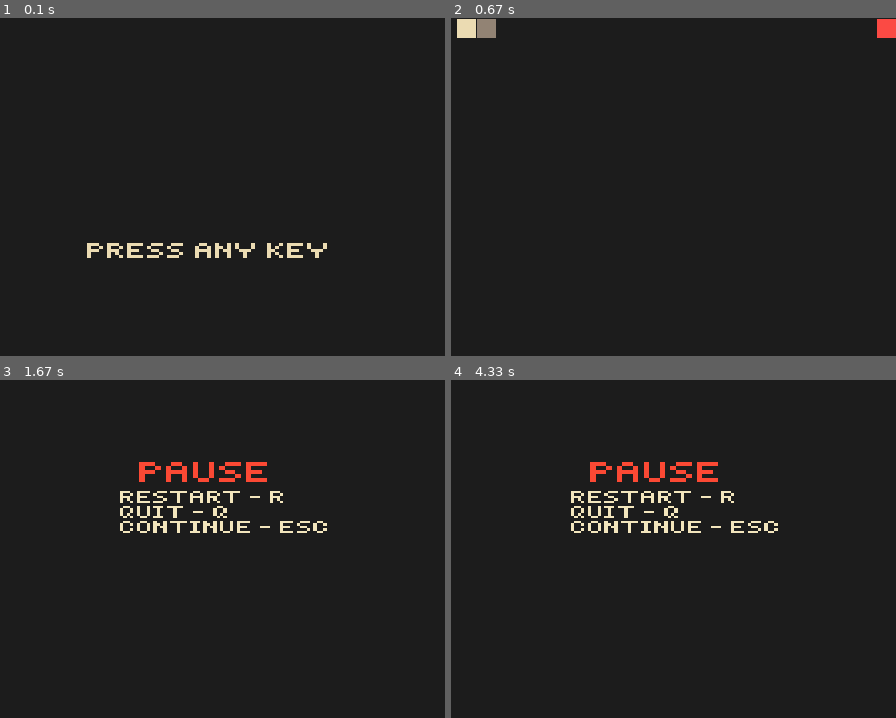
Above: before the commit, frames 1-4 (two rows, left to right).
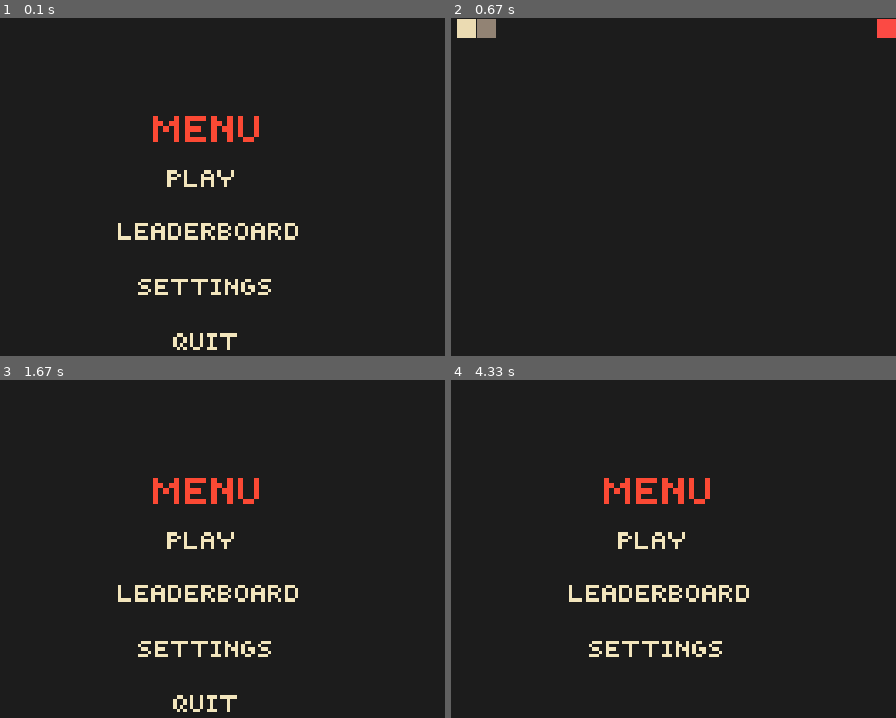
Above: after the commit, the same moments.

Repository: tomattoid/SnakePyGame
Game: pygame game, started from main.py
Two runs of this game, one before a commit and one after it. Both use one fixed random seed, a clock stepped at 60 frames per second and the inputs below.
Inputs:
- Up to frame 1 (0.1 s): no input
- Up to frame 2 (0.67 s): tap Enter at 0.33 s
- Up to frame 3 (1.67 s): hold Esc 0.67-1.13 s; hold Up 0.67-1.13 s; hold M 1.17-1.63 s
- Up to frame 4 (4.33 s): hold Up 1.67-2.13 s; hold S 2.17-2.47 s; hold Up 2.5-2.87 s; hold S 2.9-3.27 s; hold Up 3.3-3.6 s; hold S 3.63-3.93 s; hold Up from 3.97 s (still down)

The runs differ from the first frame. In frame 1, 4.0% of the frame differs, in the area x 19-74%, y 28-99%; in frame 2, nothing differs; in frame 3, 4.8%, in the area x 26-74%, y 24-99%; in frame 4, 4.6%.

Commit message:
added main menu

Diff:
--- a/config.py
+++ b/config.py
@@ -9,6 +9,11 @@
 you_win_img = os.path.join(img_folder, 'you_win.png')
 start_img = os.path.join(img_folder, 'start.png')
 pause_img = os.path.join(img_folder, 'pause.png')
+leaderboard_img = os.path.join(img_folder, 'leaderboard.png')
+quit_menu_img = os.path.join(img_folder, 'quit.png')
+menu_img = os.path.join(img_folder, 'menu.png')
+play_img = os.path.join(img_folder, 'play.png')
+settings_img = os.path.join(img_folder, 'settings.png')
 
 snd_folder = os.path.join(game_folder, 'snd')
 music1 = os.path.join(snd_folder, 'music1.wav')
--- a/game.py
+++ b/game.py
@@ -4,7 +4,8 @@
 from config import WIDTH, HEIGHT, FPS, BLACK, GAME_SPEED
 from snake import Snake
 from apple import Apple
-from ui import Win, GameOver, Start, Pause
+from ui import (Win, GameOver, Start, Pause, Menu, Play,
+                Leaderboard, Settings, Quit)
 from sound import SoundPlayer
 
 
@@ -23,12 +24,18 @@
         self.game_over = GameOver()
         self.you_win = Win()
         self.start = Start()
+        self.menu = Menu()
+        self.play = Play()
+        self.leaderboard = Leaderboard()
+        self.settings = Settings()
+        self.quit = Quit()
 
         self.game_sprites = pygame.sprite.Group()
         self.start_sprites = pygame.sprite.Group()
         self.lose_sprites = pygame.sprite.Group()
         self.win_sprite = pygame.sprite.Group()
         self.pause_sprite = pygame.sprite.Group()
+        self.main_menu_sprites = pygame.sprite.Group()
 
         self.game_sprites.add([self.player.parts[0], self.player.parts[1],
                                self.apple])
@@ -36,25 +43,54 @@
         self.win_sprite.add(self.you_win)
         self.pause_sprite.add(self.pause)
         self.start_sprites.add(self.start)
+        self.main_menu_list = [self.menu, self.play,
+                               self.leaderboard, self.settings,
+                               self.quit]
+        self.main_menu_sprites.add(self.main_menu_list)
 
         self.MUSIC_END = pygame.USEREVENT + 1
         self.SNAKE_MOVE = pygame.USEREVENT + 2
+        self.MENU_ITEM_BLINK = pygame.USEREVENT + 3
 
         self.sound_player.set_end_event(self.MUSIC_END)
-        self.wait()
-
-    def wait(self):
-        loop = True
+        self.main_menu()
+
+    def init_game(self):
+        self.game_sprites.remove(self.player.parts)
+        self.game_sprites.remove(self.apple)
+        self.player = Snake()
+        self.apple = Apple()
+        self.game_sprites.add([self.player.parts[0],
+                              self.player.parts[1],
+                              self.apple])
+
+    def main_menu(self):
+        loop = True
+        selected = 0
+        pygame.time.set_timer(self.MENU_ITEM_BLINK, GAME_SPEED*5)
         while loop:
             self.clock.tick(FPS)
             for event in pygame.event.get():
                 if event.type == KEYDOWN:
-                    loop = False
-
+                    if event.key == pygame.K_DOWN or event.key == pygame.K_s:
+                        self.main_menu_list[selected + 1].image.set_alpha(255)
+                        selected = (selected + 1) % 4
+                    if event.key == pygame.K_UP or event.key == pygame.K_w:
+                        self.main_menu_list[selected + 1].image.set_alpha(255)
+                        selected = (selected - 1) % 4
+                    if event.key == pygame.K_RETURN:
+                        if selected == 0:
+                            loop = False
+                        if selected == 3:
+                            pygame.quit()
+                if event.type == self.MENU_ITEM_BLINK:
+                    self.main_menu_list[selected + 1].update()
+                    pygame.time.set_timer(self.MENU_ITEM_BLINK, GAME_SPEED*5)
+                if event.type == pygame.QUIT:
+                    pygame.quit()
             self.screen.fill(BLACK)
-            self.start_sprites.draw(self.screen)
-            pygame.display.flip()
-        self.sound_player.play_music()
+            self.main_menu_sprites.draw(self.screen)
+            pygame.display.flip()
         self.play_game()
 
     def check_movement(self, event: pygame.event.Event):
@@ -115,6 +151,7 @@
     def pause_game(self):
         loop = True
         ev = pygame.event.get()
+        self.sound_player.set_music_volume(0.1)
         while loop:
             ev = pygame.event.get()
             self.clock.tick(FPS)
@@ -122,23 +159,27 @@
                 if event.type == self.MUSIC_END:
                     self.sound_player.play_music()
                 if event.type == pygame.QUIT:
-                    loop = False
+                    pygame.quit()
                 if event.type == pygame.KEYDOWN:
                     if event.key == pygame.K_q:
                         pygame.quit()
                     if event.key == pygame.K_r:
-                        runpy.run_path(path_name='main.py')
-                        loop = False
+                        self.init_game()
+                        loop = False
+                        self.play_game()
+                    if event.key == pygame.K_m:
+                        self.init_game()
+                        loop = False
+                        self.main_menu()
                     if event.key == pygame.K_ESCAPE:
                         loop = False
-                        self.sound_player.set_music_volume(1)
+                        self.play_game()
                 self.screen.fill(BLACK)
                 self.pause_sprite.draw(self.screen)
                 pygame.display.flip()
-        self.play_game()
 
     def win(self):
-        self.sound_player.play_lose_snd()
+        self.sound_player.play_victory_snd()
         self.sound_player.stop_music()
         loop = True
 
@@ -157,13 +198,15 @@
     def play_game(self):
         loop = True
         coords = []
+        self.sound_player.set_music_volume(0.4)
         pygame.time.set_timer(self.SNAKE_MOVE, GAME_SPEED)
         while loop:
             self.clock.tick(FPS)
             ev = pygame.event.get()
             if loop:
                 for event in ev:
-                    if event.type == self.MUSIC_END:
+                    if (event.type == self.MUSIC_END or
+                       not pygame.mixer.music.get_busy()):
                         self.sound_player.play_music()
 
                     if event.type == pygame.QUIT:
@@ -173,7 +216,6 @@
                     if event.type == pygame.KEYDOWN:
                         if event.key == pygame.K_ESCAPE:
                             loop = False
-                            self.sound_player.set_music_volume(0.1)
                             self.pause_game()
                         self.check_movement(event)
 
--- a/sound.py
+++ b/sound.py
@@ -14,6 +14,7 @@
         self.lose = pygame.mixer.Sound(lose_snd)
         self.collect = pygame.mixer.Sound(collect_snd)
         self.victory = pygame.mixer.Sound(victory_snd)
+        self.set_music_volume(0.4)
 
     def play_lose_snd(self):
         self.lose.play()
--- a/ui.py
+++ b/ui.py
@@ -1,6 +1,7 @@
 import pygame
 from config import (WIDTH, HEIGHT, start_img, game_over_img, pause_img,
-                    quit_img, restart_img, WHITE, you_win_img)
+                    restart_img, WHITE, you_win_img, play_img,
+                    quit_menu_img, leaderboard_img, settings_img, menu_img)
 
 
 class Start(pygame.sprite.Sprite):
@@ -28,19 +29,9 @@
         pygame.sprite.Sprite.__init__(self)
         self.image = pygame.image.load(pause_img)
         self.image = pygame.transform.scale(self.image,
-                                            (WIDTH / 1.5, HEIGHT / 2))
+                                            (WIDTH / 1.2, HEIGHT / 1.4))
         self.rect = self.image.get_rect()
-        self.rect.center = (WIDTH/2, HEIGHT/3)
-
-
-class Quit(pygame.sprite.Sprite):
-    def __init__(self):
-        pygame.sprite.Sprite.__init__(self)
-        self.image = pygame.image.load(quit_img).convert()
-        self.image = pygame.transform.scale(self.image,
-                                            (WIDTH / 3, HEIGHT / 6))
-        self.rect = self.image.get_rect()
-        self.rect.center = (WIDTH/3 * 2, HEIGHT/1.5)
+        self.rect.center = (WIDTH/2, HEIGHT/2)
 
 
 class Restart(pygame.sprite.Sprite):
@@ -62,3 +53,77 @@
                                             (WIDTH / 1.5, HEIGHT / 2))
         self.rect = self.image.get_rect()
         self.rect.center = (WIDTH/2, HEIGHT/2)
+
+
+class Menu(pygame.sprite.Sprite):
+    def __init__(self):
+        pygame.sprite.Sprite.__init__(self)
+        self.image = pygame.image.load(menu_img)
+        self.image = pygame.transform.scale(self.image,
+                                            (WIDTH / 1.5, HEIGHT / 1.5))
+        self.rect = self.image.get_rect()
+        self.rect.center = (WIDTH/2, HEIGHT/2.4)
+
+
+class Play(pygame.sprite.Sprite):
+    def __init__(self):
+        pygame.sprite.Sprite.__init__(self)
+        self.image = pygame.image.load(play_img)
+        self.image = pygame.transform.scale(self.image,
+                                            (WIDTH / 1.5, HEIGHT / 1.5))
+        self.rect = self.image.get_rect()
+        self.rect.center = (WIDTH/2, HEIGHT/2.2)
+
+    def update(self):
+        if self.image.get_alpha() == 255:
+            self.image.set_alpha(0)
+        else:
+            self.image.set_alpha(255)
+
+
+class Leaderboard(pygame.sprite.Sprite):
+    def __init__(self):
+        pygame.sprite.Sprite.__init__(self)
+        self.image = pygame.image.load(leaderboard_img)
+        self.image = pygame.transform.scale(self.image,
+                                            (WIDTH / 1.5, HEIGHT / 1.5))
+        self.rect = self.image.get_rect()
+        self.rect.center = (WIDTH/2, HEIGHT/2)
+
+    def update(self):
+        if self.image.get_alpha() == 255:
+            self.image.set_alpha(0)
+        else:
+            self.image.set_alpha(255)
+
+
+class Settings(pygame.sprite.Sprite):
+    def __init__(self):
+        pygame.sprite.Sprite.__init__(self)
+        self.image = pygame.image.load(settings_img)
+        self.image = pygame.transform.scale(self.image,
+                                            (WIDTH / 1.5, HEIGHT / 1.5))
+        self.rect = self.image.get_rect()
+        self.rect.center = (WIDTH/2, HEIGHT/1.8)
+
+    def update(self):
+        if self.image.get_alpha() == 255:
+            self.image.set_alpha(0)
+        else:
+            self.image.set_alpha(255)
+
+
+class Quit(pygame.sprite.Sprite):
+    def __init__(self):
+        pygame.sprite.Sprite.__init__(self)
+        self.image = pygame.image.load(quit_menu_img)
+        self.image = pygame.transform.scale(self.image,
+                                            (WIDTH / 1.5, HEIGHT / 1.5))
+        self.rect = self.image.get_rect()
+        self.rect.center = (WIDTH/2, HEIGHT / 1.65)
+
+    def update(self):
+        if self.image.get_alpha() == 255:
+            self.image.set_alpha(0)
+        else:
+            self.image.set_alpha(255)
